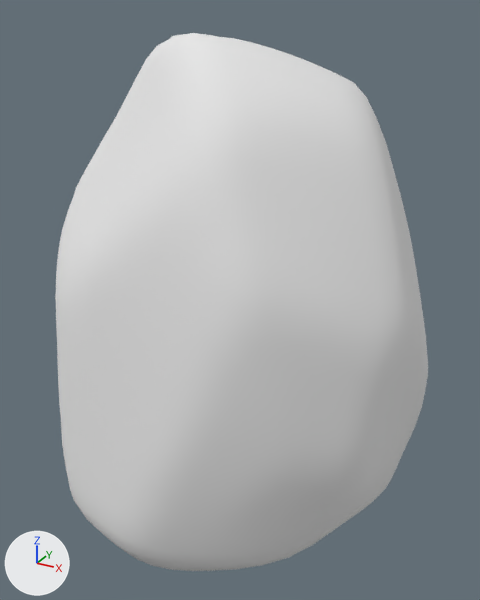
Two versions of the OBJ model Mess About/Assets/3D Models Prefabs/Rocks/rock 1.obj, one commit apart.
Rendered twice from a 50 mm camera at (1.24, -2.4, 1.24) aimed at (-0.05, -0.07, 0.08). The lights are fixed; the arrows at lower left show +X, +Y and +Z. Where no turn or scale is listed for an object, it has been applied to the vertices.

In view in the first picture: 'Rock_1_low'.
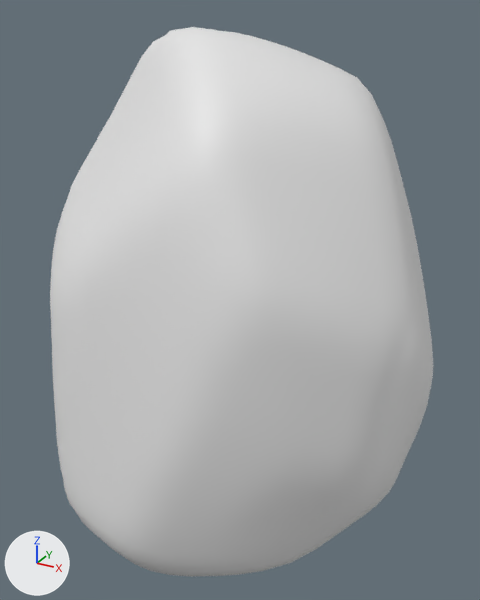
What differs and where, as boxes [x1, y1, x2, y2] in the pictures (480 x 600 px):
'Rock_1_low', reshaped: before [55, 33, 428, 571]; after [50, 27, 433, 577]
part 1 of me_rock_1_low, added: after [50, 27, 433, 577]

Diff of the bpy script that builds the scene:
```diff
--- a/Mess About/Assets/3D Models Prefabs/Rocks/rock 1.obj.py
+++ b/Mess About/Assets/3D Models Prefabs/Rocks/rock 1.obj.py
@@ me_rock_1_low @@
 # used by ob_rock_1_low; location = (0.0, 0.0, 0.0)
-me_rock_1_low.from_pydata(...)  # 1966 vertices, 1964 faces; spans x -0.89..0.78, y -0.9..0.77, z -0.98..1.16
-me_rock_1_low.materials.append(mat_default_obj_001)  # white #e7e7e7
+me_rock_1_low.from_pydata(...)  # 5898 vertices, 5892 faces; spans x -0.91..0.8, y -0.92..0.79, z -1.0..1.18
+# me_rock_1_low part 1: a new loose piece of 1966 vertices spanning x -0.91..0.8, y -0.92..0.79, z -1.0..1.18
```
